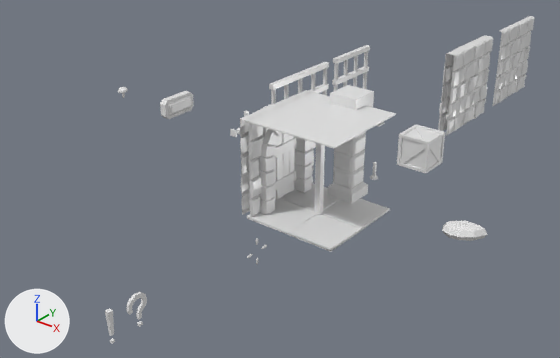
The FBX model GoblinKing/Assets/GoblinKing/Models/assets.fbx as it was, and as the next commit left it.
One viewpoint serves both versions: a 50 mm lens placed at (3.88, -6.45, 3.6), pointed at (-1.12, -0.21, -0.27). The lights are fixed; the arrows at lower left show +X, +Y and +Z.

Before the edit, the objects in view are built like this:
```python
me_brickwallhole1 = bpy.data.meshes.new('BrickWallHole1')
me_brickwallhole1.from_pydata(...)  # 488 vertices, 598 faces; spans x -0.086..0.086, y -0.5..0.5, z 0.0..1.0
me_brickwallhole1.materials.append(mat_previewmaterial)  # white #e7e7e7
me_candle1 = bpy.data.meshes.new('Candle1')
me_candle1.from_pydata(...)  # 55 vertices, 48 faces; spans x -0.05..0.047, y -0.052..0.052, z 0.0..0.194
me_candle1.materials.append(mat_previewmaterial)  # white #e7e7e7
me_pillar1 = bpy.data.meshes.new('Pillar1')
me_pillar1.from_pydata(...)  # 100 vertices, 97 faces; spans x -0.152..0.152, y -0.152..0.152, z 0.0..1.1
me_pillar1.materials.append(mat_previewmaterial)  # white #e7e7e7
ob_brickwallhole1 = bpy.data.objects.new('BrickWallHole1', me_brickwallhole1)
ob_brickwallhole1.location = (-0.5, -1.0, 0.0)
ob_candle1 = bpy.data.objects.new('Candle1', me_candle1)
ob_candle1.location = (0.0, 0.0, 0.0)
ob_pillar1 = bpy.data.objects.new('Pillar1', me_pillar1)
ob_pillar1.location = (0.0, -0.5, 0.0)
# also in view: 'CellWall1' at (-1.0, 0.0, 0.48); 'HalfHeart' at (1.27, -0.48, 0.0); 'WoodenDoor1' at (-0.5, -0.98, 0.41); 'StoneTileGround1' at (0.0, -1.0, -0.01); 'WoodenSupport1' at (0.0, -1.0, 0.5)
```
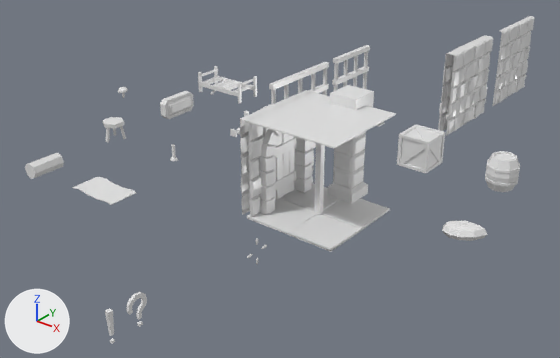
Edits to the bpy script that builds the scene:
```text
Add me_bedroll2:
    me_bedroll2.from_pydata(...)  # 40 vertices, 38 faces; spans x -0.305..0.303, y -0.173..0.188, z 0.004..0.012
    me_bedroll2.materials.append(mat_previewmaterial)  # white #e7e7e7
Add me_chair1:
    me_chair1.from_pydata(...)  # 36 vertices, 26 faces; spans x -0.115..0.115, y -0.133..0.133, z -0.007..0.219
    me_chair1.materials.append(mat_previewmaterial)  # white #e7e7e7
Add me_barrel1_001:
    me_barrel1_001.from_pydata(...)  # 120 vertices, 114 faces; spans x -0.187..0.187, y -0.187..0.187, z -0.184..0.184
    me_barrel1_001.materials.append(mat_previewmaterial)  # white #e7e7e7
Add me_bed1:
    me_bed1.from_pydata(...)  # 160 vertices, 112 faces; spans x -0.377..0.377, y -0.178..0.178, z -0.004..0.278
    me_bed1.materials.append(mat_previewmaterial)  # white #e7e7e7
Add me_bedroll1_001:
    me_bedroll1_001.from_pydata(...)  # 116 vertices, 42 faces; spans x -0.091..0.091, y -0.189..0.189, z -0.091..0.091
    me_bedroll1_001.materials.append(mat_previewmaterial)  # white #e7e7e7
Change ob_candle1:
    ob_candle1.location: (0.0, 0.0, 0.0) -> (-2.0, -1.0, 0.0)
Add ob_bedroll2:
    ob_bedroll2 = bpy.data.objects.new('Bedroll2', me_bedroll2)
    ob_bedroll2.location = (-2.0, -2.0, 0.0)
Add ob_chair1:
    ob_chair1 = bpy.data.objects.new('Chair1', me_chair1)
    ob_chair1.location = (-3.0, -1.0, 0.0)
Add ob_barrel1:
    ob_barrel1 = bpy.data.objects.new('Barrel1', me_barrel1_001)
    ob_barrel1.location = (1.0, 1.0, 0.0)
Add ob_bed1:
    ob_bed1 = bpy.data.objects.new('Bed1', me_bed1)
    ob_bed1.location = (-3.0, 1.0, 0.0)
Add ob_bedroll1:
    ob_bedroll1 = bpy.data.objects.new('Bedroll1', me_bedroll1_001)
    ob_bedroll1.location = (-3.0, -2.0, 0.0)
```

Changed parts and their boxes [x1, y1, x2, y2] in the pictures (560 x 358 px):
'Barrel1', added: after [485, 151, 520, 192]
'Bedroll2', added: after [72, 177, 136, 205]
'Bed1', added: after [198, 66, 257, 103]
'Bedroll1', added: after [25, 153, 64, 179]
'Chair1', added: after [103, 117, 126, 142]
'Candle1', moved: before [370, 162, 378, 180]; after [170, 144, 178, 161]
